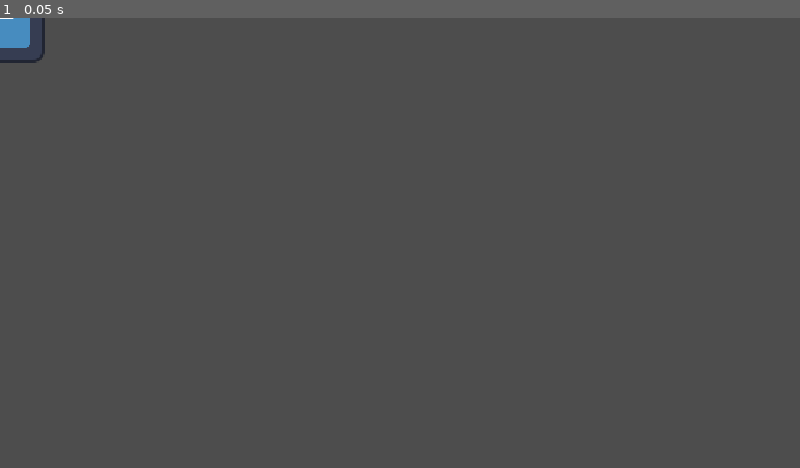
Above: before the commit, frame 1.
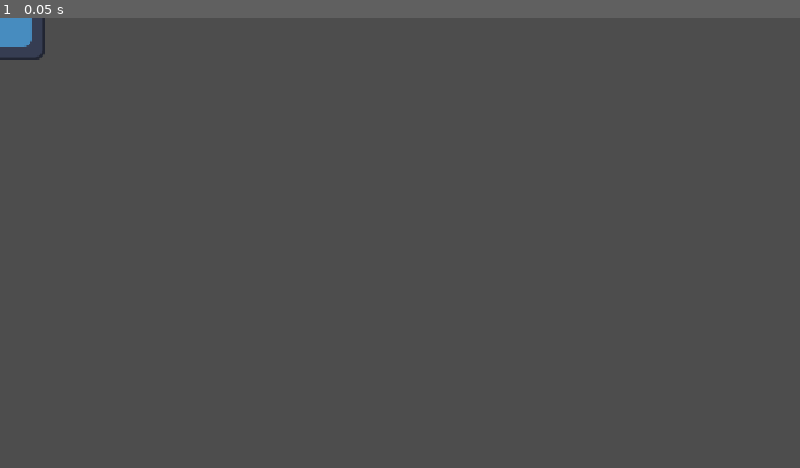
Above: after the commit, the same moment.

Repository: HrishabhMittal/farmer-s-market
Game: Godot game, scene res://Scenes/Player/farmer.tscn
Two runs of this game, one before a commit and one after it. Both use one fixed random seed, a clock stepped at 60 frames per second and the inputs below. The engine's default icon, where the game draws it, is replaced by a stand-in: a white triangle on a blue panel in a dark square.
Inputs:
- Up to frame 1 (0.05 s): no input

The runs differ from the first frame. In frame 1, less than 0.1% of the frame differs, in the area x 0-6%, y 0-10%.

Commit message:
Update farmer.tscn

Diff:
--- a/Scenes/Player/farmer.tscn
+++ b/Scenes/Player/farmer.tscn
@@ -8,6 +8,7 @@
 [node name="Farmer" type="CharacterBody2D" unique_id=1605516437]
 
 [node name="Sprite2D" type="Sprite2D" parent="." unique_id=694930753]
+position = Vector2(1, -3)
 texture = ExtResource("1_axdfi")
 
 [node name="CollisionShape2D" type="CollisionShape2D" parent="." unique_id=913191757]
